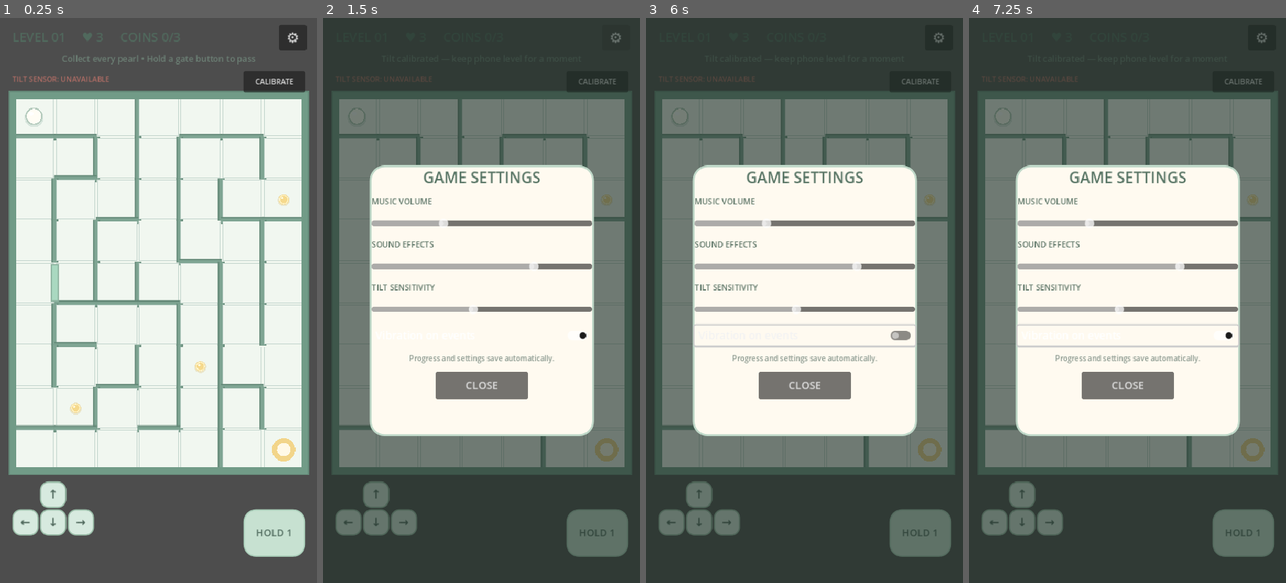
Above: before the commit, frames 1-4 (left to right).
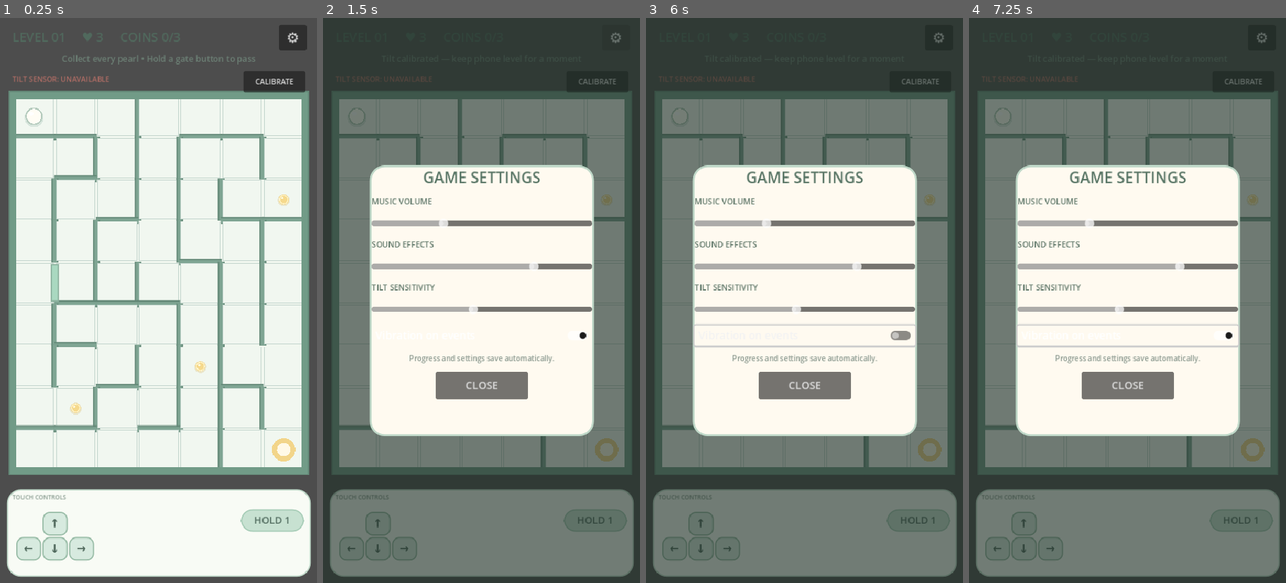
Above: after the commit, the same moments.

Repository: IoriHinata/Mikrozz
Game: Godot game, scene res://scenes/Main.tscn
Two runs of this game, one before a commit and one after it. Both use one fixed random seed, a clock stepped at 60 frames per second and the inputs below.
Inputs:
- Up to frame 1 (0.25 s): no input
- Up to frame 2 (1.5 s): click "CALIBRATE" at 0.5 s; click "⚙" at 1.25 s
- Up to frame 3 (6 s): click "↑" at 2 s; click "←" at 2.75 s; click "↓" at 3.5 s; click "→" at 4.25 s; click "HOLD 1" at 5 s; click "Vibration on events" at 5.75 s
- Up to frame 4 (7.25 s): tap Enter at 6.5 s; hold Right (ui_right) from 6.53 s (still down)

The runs differ from the first frame. In frame 1, 14% of the frame differs, in the area x 2-99%, y 81-99%; in frame 2, 12%; in frame 3, 12%; in frame 4, 12%.

Commit message:
Move touch and gate controls into bottom dock

Diff:
--- a/scripts/UI.gd
+++ b/scripts/UI.gd
@@ -72,30 +72,47 @@
 	_build_direction_pad()
 
 func _build_direction_pad() -> void:
-	var base := Vector2(18, viewport_size.y - 154)
+	var dock := PanelContainer.new()
+	dock.position = Vector2(10, viewport_size.y - 142)
+	dock.size = Vector2(viewport_size.x - 20, 132)
+	dock.mouse_filter = Control.MOUSE_FILTER_IGNORE
+	var dock_style := StyleBoxFlat.new()
+	dock_style.bg_color = Color("#f8fbf5")
+	dock_style.border_color = Color("#bfd8c8")
+	dock_style.set_border_width_all(2)
+	dock_style.set_corner_radius_all(20)
+	dock.add_theme_stylebox_override("panel", dock_style)
+	root.add_child(dock)
+	var title := Label.new()
+	title.text = "TOUCH CONTROLS"
+	title.position = Vector2(18, viewport_size.y - 137)
+	title.add_theme_font_size_override("font_size", 9)
+	title.add_theme_color_override("font_color", Color("#82968a"))
+	root.add_child(title)
+	var base := Vector2(24, viewport_size.y - 108)
 	var specs := [
-		{"text": "↑", "offset": Vector2(42, 0), "direction": Vector2.UP},
-		{"text": "←", "offset": Vector2(0, 42), "direction": Vector2.LEFT},
-		{"text": "↓", "offset": Vector2(42, 42), "direction": Vector2.DOWN},
-		{"text": "→", "offset": Vector2(84, 42), "direction": Vector2.RIGHT}
+		{"text": "↑", "offset": Vector2(40, 0), "direction": Vector2.UP},
+		{"text": "←", "offset": Vector2(0, 38), "direction": Vector2.LEFT},
+		{"text": "↓", "offset": Vector2(40, 38), "direction": Vector2.DOWN},
+		{"text": "→", "offset": Vector2(80, 38), "direction": Vector2.RIGHT}
 	]
 	for spec in specs:
 		var button := Button.new()
 		button.text = spec.text
 		button.position = base + spec.offset
-		button.size = Vector2(40, 40)
+		button.size = Vector2(38, 36)
 		button.focus_mode = Control.FOCUS_NONE
-		button.add_theme_font_size_override("font_size", 18)
+		button.add_theme_font_size_override("font_size", 17)
 		button.add_theme_color_override("font_color", Color("#50695d"))
 		var normal := StyleBoxFlat.new()
 		normal.bg_color = Color("#d7eadf")
 		normal.border_color = Color("#9abda8")
 		normal.set_border_width_all(2)
-		normal.set_corner_radius_all(12)
+		normal.set_corner_radius_all(10)
 		button.add_theme_stylebox_override("normal", normal)
 		var pressed := StyleBoxFlat.new()
 		pressed.bg_color = Color("#8fbea2")
-		pressed.set_corner_radius_all(12)
+		pressed.set_corner_radius_all(10)
 		button.add_theme_stylebox_override("pressed", pressed)
 		var direction: Vector2 = spec.direction
 		button.button_down.connect(func(): touch_direction_changed.emit(direction))
@@ -210,8 +227,8 @@
 	for i in range(count):
 		var button := Button.new()
 		button.text = "HOLD %d" % (i + 1)
-		button.position = Vector2(viewport_size.x - 112, viewport_size.y - 112 - float(i) * 84.0)
-		button.size = Vector2(94, 72)
+		button.position = Vector2(viewport_size.x - 116, viewport_size.y - 112 - float(i) * 39.0)
+		button.size = Vector2(96, 34)
 		button.focus_mode = Control.FOCUS_NONE
 		button.add_theme_font_size_override("font_size", 15)
 		button.add_theme_color_override("font_color", Color("#526d60"))
